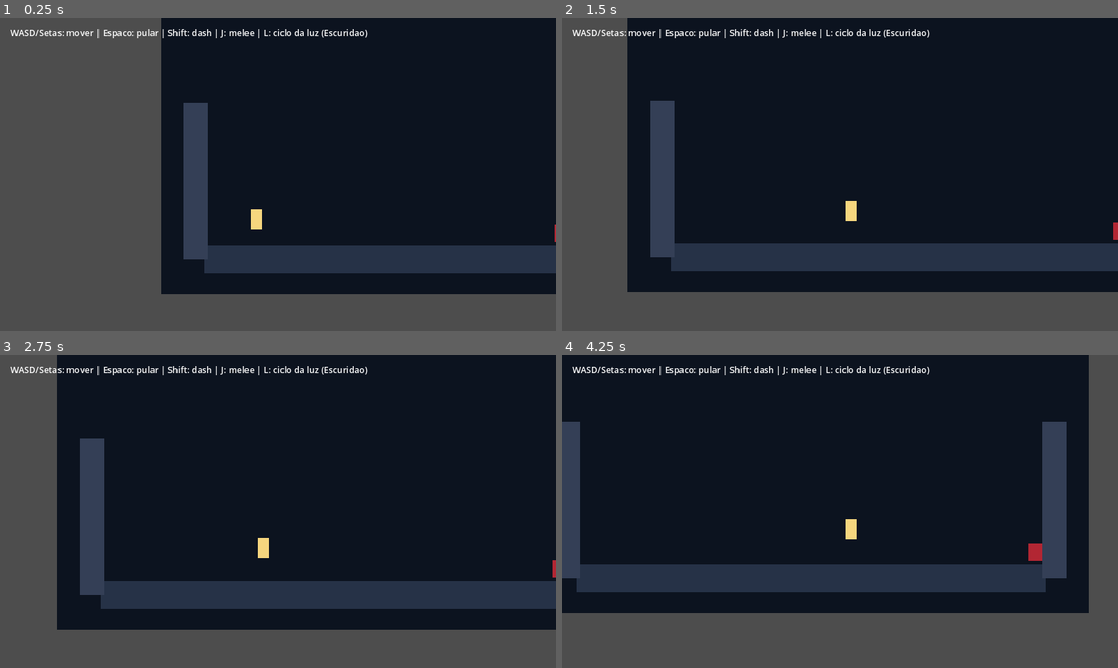
Above: before the commit, frames 1-4 (two rows, left to right).
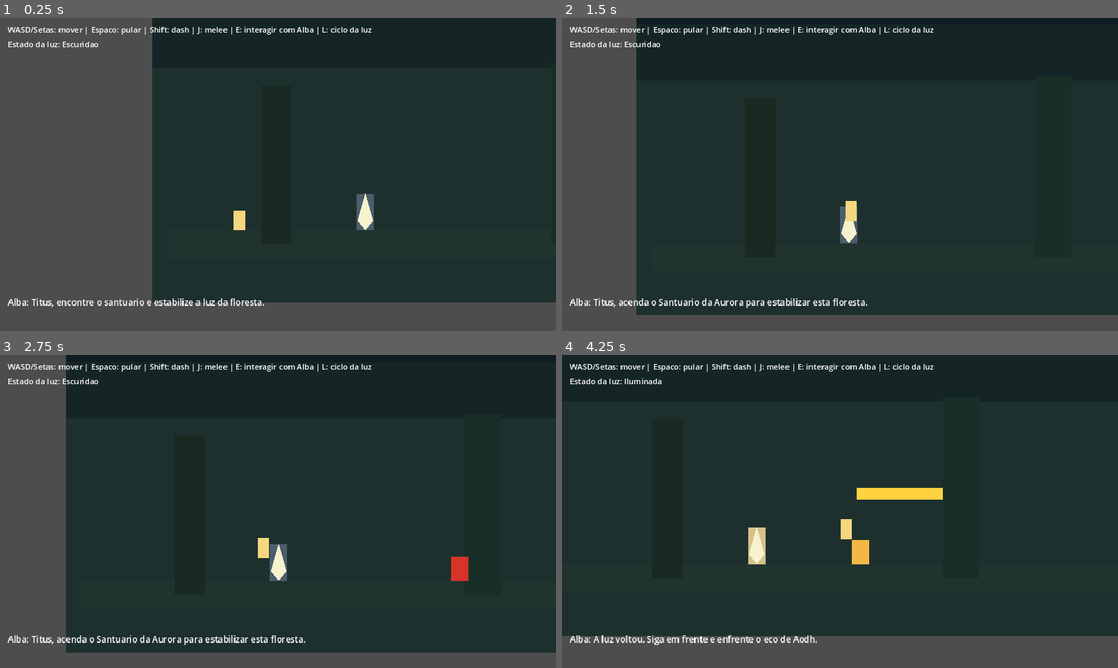
Above: after the commit, the same moments.

Repository: Pharosi/projetTitus
Game: Godot game, scene res://scenes/main/Main.tscn
Two runs of this game, one before a commit and one after it. Both use one fixed random seed, a clock stepped at 60 frames per second and the inputs below.
Inputs:
- Up to frame 1 (0.25 s): no input
- Up to frame 2 (1.5 s): tap Enter at 0.5 s; hold D (move_right) from 0.53 s (still down); tap Shift (dash) at 0.6 s; tap Space (jump) at 0.77, 1.07 s; tap E (interact) at 0.8, 1.35 s
- Up to frame 3 (2.75 s): tap Space (jump) at 1.52, 1.55, 1.82, 2.1 s; release D (move_right) at 2.03 s; hold A (move_left) from 2.03 s (still down); tap Shift (dash) at 2.3 s
- Up to frame 4 (4.25 s): release A (move_left) at 2.78 s; hold D (move_right) from 2.78 s (still down); tap J (attack_melee) at 2.85 s; tap Space (jump) at 3.02, 3.32, 3.77, 3.8, 4.07 s; tap E (interact) at 3.05 s; tap K (attack_ranged) at 3.6 s

The runs differ from the first frame. In frame 1, 51% of the frame differs, in the area x 1-100%, y 0-93%; in frame 2, 58%; in frame 3, 59%; in frame 4, 68%, in the area x 0-100%, y 0-93%.

Commit message:
feat: adiciona vertical slice da floresta com alba e mini-chefe

Diff:
--- /dev/null
+++ b/scenes/enemies/AodhEcho.tscn
@@ -0,0 +1,28 @@
+[gd_scene load_steps=3 format=3 uid="uid://dlogsgk2x6e4r"]
+
+[ext_resource type="Script" path="res://scripts/enemies/aodh_echo.gd" id="1_dsqvw"]
+
+[sub_resource type="RectangleShape2D" id="RectangleShape2D_boss"]
+size = Vector2(40, 56)
+
+[node name="AodhEcho" type="CharacterBody2D"]
+script = ExtResource("1_dsqvw")
+
+[node name="CollisionShape2D" type="CollisionShape2D" parent="."]
+position = Vector2(0, -28)
+shape = SubResource("RectangleShape2D_boss")
+
+[node name="BodyVisual" type="ColorRect" parent="."]
+offset_left = -20.0
+offset_top = -56.0
+offset_right = 20.0
+offset_bottom = 0.0
+color = Color(0.84, 0.2, 0.16, 1)
+
+[node name="ArenaBounds" type="Node2D" parent="."]
+
+[node name="Left" type="Marker2D" parent="ArenaBounds"]
+position = Vector2(-240, 0)
+
+[node name="Right" type="Marker2D" parent="ArenaBounds"]
+position = Vector2(240, 0)
--- /dev/null
+++ b/scenes/levels/ForestSlice.tscn
@@ -0,0 +1,107 @@
+[gd_scene load_steps=8 format=3 uid="uid://c2a3kr6n1ea71"]
+
+[ext_resource type="PackedScene" path="res://scenes/npc/Alba.tscn" id="1_2utg4"]
+[ext_resource type="PackedScene" path="res://scenes/enemies/AodhEcho.tscn" id="2_hywla"]
+[ext_resource type="Script" path="res://scripts/environment/light_reactive_platform.gd" id="3_m3kg7"]
+
+[sub_resource type="RectangleShape2D" id="RectangleShape2D_ground"]
+size = Vector2(1850, 64)
+
+[sub_resource type="RectangleShape2D" id="RectangleShape2D_wall"]
+size = Vector2(72, 380)
+
+[sub_resource type="RectangleShape2D" id="RectangleShape2D_platform"]
+size = Vector2(220, 28)
+
+[node name="ForestSlice" type="Node2D"]
+
+[node name="Sky" type="ColorRect" parent="."]
+offset_left = -960.0
+offset_top = -460.0
+offset_right = 960.0
+offset_bottom = 420.0
+color = Color(0.0588235, 0.109804, 0.129412, 1)
+
+[node name="FogBack" type="ColorRect" parent="."]
+offset_left = -960.0
+offset_top = -250.0
+offset_right = 960.0
+offset_bottom = 420.0
+color = Color(0.109804, 0.180392, 0.172549, 0.5)
+
+[node name="FogFront" type="ColorRect" parent="."]
+offset_left = -960.0
+offset_top = -120.0
+offset_right = 960.0
+offset_bottom = 420.0
+color = Color(0.172549, 0.266667, 0.239216, 0.35)
+
+[node name="Ground" type="StaticBody2D" parent="."]
+position = Vector2(0, 286)
+
+[node name="CollisionShape2D" type="CollisionShape2D" parent="Ground"]
+shape = SubResource("RectangleShape2D_ground")
+
+[node name="GroundVisual" type="ColorRect" parent="Ground"]
+offset_left = -925.0
+offset_top = -32.0
+offset_right = 925.0
+offset_bottom = 32.0
+color = Color(0.12549, 0.2, 0.184314, 1)
+
+[node name="LeftWall" type="StaticBody2D" parent="."]
+position = Vector2(-930, 96)
+
+[node name="CollisionShape2D" type="CollisionShape2D" parent="LeftWall"]
+shape = SubResource("RectangleShape2D_wall")
+
+[node name="RightWall" type="StaticBody2D" parent="."]
+position = Vector2(930, 96)
+
+[node name="CollisionShape2D" type="CollisionShape2D" parent="RightWall"]
+shape = SubResource("RectangleShape2D_wall")
+
+[node name="AncientPlatform" type="StaticBody2D" parent="."]
+position = Vector2(-130, 92)
+script = ExtResource("3_m3kg7")
+area_id = &"forest_slice"
+
+[node name="CollisionShape2D" type="CollisionShape2D" parent="AncientPlatform"]
+shape = SubResource("RectangleShape2D_platform")
+
+[node name="PlatformVisual" type="ColorRect" parent="AncientPlatform"]
+offset_left = -110.0
+offset_top = -14.0
+offset_right = 110.0
+offset_bottom = 14.0
+color = Color(1, 0.913725, 0.537255, 1)
+
+[node name="TreeLeft" type="ColorRect" parent="."]
+offset_left = -710.0
+offset_top = -80.0
+offset_right = -640.0
+offset_bottom = 286.0
+color = Color(0.0941176, 0.164706, 0.133333, 1)
+
+[node name="TreeCenter" type="ColorRect" parent="."]
+offset_left = -42.0
+offset_top = -130.0
+offset_right = 42.0
+offset_bottom = 286.0
+color = Color(0.0941176, 0.180392, 0.14902, 1)
+
+[node name="TreeRight" type="ColorRect" parent="."]
+offset_left = 620.0
+offset_top = -95.0
+offset_right = 700.0
+offset_bottom = 286.0
+color = Color(0.0941176, 0.164706, 0.133333, 1)
+
+[node name="Alba" parent="." instance=ExtResource("1_2utg4")]
+position = Vector2(-470, 254)
+
+[node name="AodhEcho" parent="." instance=ExtResource("2_hywla")]
+position = Vector2(470, 286)
+
+[node name="Spawn" type="Marker2D" parent="."]
+position = Vector2(-760, 226)
--- a/scenes/main/Main.tscn
+++ b/scenes/main/Main.tscn
@@ -1,13 +1,13 @@
 [gd_scene load_steps=4 format=3 uid="uid://b8b01ase7q1dl"]
 
 [ext_resource type="Script" path="res://scripts/core/game.gd" id="1_ajhk8"]
-[ext_resource type="PackedScene" path="res://scenes/levels/TestRoom.tscn" id="2_u6jkn"]
+[ext_resource type="PackedScene" path="res://scenes/levels/ForestSlice.tscn" id="2_j22i4"]
 [ext_resource type="PackedScene" path="res://scenes/player/Titus.tscn" id="3_aeyte"]
 
 [node name="Main" type="Node2D"]
 script = ExtResource("1_ajhk8")
 
-[node name="TestRoom" parent="." instance=ExtResource("2_u6jkn")]
+[node name="ForestSlice" parent="." instance=ExtResource("2_j22i4")]
 
 [node name="Titus" parent="." instance=ExtResource("3_aeyte")]
 
@@ -23,9 +23,46 @@
 
 [node name="StatusLabel" type="Label" parent="CanvasLayer/UIRoot"]
 layout_mode = 0
-offset_left = 24.0
-offset_top = 20.0
-offset_right = 1200.0
-offset_bottom = 120.0
+offset_left = 18.0
+offset_top = 14.0
+offset_right = 1246.0
+offset_bottom = 46.0
+theme_override_font_sizes/font_size = 18
+text = ""
+
+[node name="LightLabel" type="Label" parent="CanvasLayer/UIRoot"]
+layout_mode = 0
+offset_left = 18.0
+offset_top = 48.0
+offset_right = 430.0
+offset_bottom = 82.0
+theme_override_font_sizes/font_size = 18
+text = ""
+
+[node name="PlayerLabel" type="Label" parent="CanvasLayer/UIRoot"]
+layout_mode = 0
+offset_left = 18.0
+offset_top = 80.0
+offset_right = 430.0
+offset_bottom = 114.0
+theme_override_font_sizes/font_size = 18
+text = ""
+
+[node name="BossLabel" type="Label" parent="CanvasLayer/UIRoot"]
+layout_mode = 0
+offset_left = 18.0
+offset_top = 112.0
+offset_right = 620.0
+offset_bottom = 146.0
+theme_override_font_sizes/font_size = 18
+text = ""
+
+[node name="NarrativeLabel" type="Label" parent="CanvasLayer/UIRoot"]
+layout_mode = 0
+offset_left = 18.0
+offset_top = 640.0
+offset_right = 1258.0
+offset_bottom = 710.0
 theme_override_font_sizes/font_size = 20
 text = ""
+autowrap_mode = 2
--- /dev/null
+++ b/scenes/npc/Alba.tscn
@@ -0,0 +1,28 @@
+[gd_scene load_steps=3 format=3 uid="uid://slb0nlgo78vm"]
+
+[ext_resource type="Script" path="res://scripts/npc/alba_guide.gd" id="1_l5phf"]
+
+[sub_resource type="CircleShape2D" id="CircleShape2D_interaction"]
+radius = 70.0
+
+[node name="Alba" type="Node2D"]
+script = ExtResource("1_l5phf")
+
+[node name="Aura" type="ColorRect" parent="."]
+offset_left = -20.0
+offset_top = -84.0
+offset_right = 20.0
+offset_bottom = 0.0
+color = Color(0.52, 0.58, 0.72, 0.45)
+
+[node name="BodyVisual" type="Polygon2D" parent="."]
+color = Color(0.968627, 0.94902, 0.803922, 1)
+polygon = PackedVector2Array(0, -86, 18, -22, 0, 0, -18, -22)
+
+[node name="InteractionRange" type="Area2D" parent="."]
+
+[node name="CollisionShape2D" type="CollisionShape2D" parent="InteractionRange"]
+shape = SubResource("CircleShape2D_interaction")
+
+[connection signal="body_entered" from="InteractionRange" to="." method="_on_interaction_range_body_entered"]
+[connection signal="body_exited" from="InteractionRange" to="." method="_on_interaction_range_body_exited"]
--- a/scripts/core/game.gd
+++ b/scripts/core/game.gd
@@ -1,17 +1,74 @@
 extends Node2D
 
 @onready var status_label: Label = $CanvasLayer/UIRoot/StatusLabel
-@onready var spawn_marker: Marker2D = $TestRoom/Spawn
-@onready var titus: CharacterBody2D = $Titus
+@onready var light_label: Label = $CanvasLayer/UIRoot/LightLabel
+@onready var player_label: Label = $CanvasLayer/UIRoot/PlayerLabel
+@onready var boss_label: Label = $CanvasLayer/UIRoot/BossLabel
+@onready var narrative_label: Label = $CanvasLayer/UIRoot/NarrativeLabel
+
+@onready var spawn_marker: Marker2D = $ForestSlice/Spawn
+@onready var titus: Node2D = $Titus
+@onready var alba: Node = $ForestSlice/Alba
+@onready var aodh_echo: Node = $ForestSlice/AodhEcho
+
+var narrative_timeout_left: float = 0.0
 
 func _ready() -> void:
 	titus.global_position = spawn_marker.global_position
-	LightState.light_state_changed.connect(_refresh_status)
-	LightState.enter_area(&"test_room")
+
+	LightState.light_state_changed.connect(_on_light_state_changed)
+	if titus.has_signal("health_changed"):
+		titus.health_changed.connect(_on_player_health_changed)
+	if titus.has_signal("player_defeated"):
+		titus.player_defeated.connect(_on_player_defeated)
+	if aodh_echo.has_signal("boss_health_changed"):
+		aodh_echo.boss_health_changed.connect(_on_boss_health_changed)
+	if aodh_echo.has_signal("boss_dialogue"):
+		aodh_echo.boss_dialogue.connect(_show_narrative)
+	if aodh_echo.has_signal("boss_defeated"):
+		aodh_echo.boss_defeated.connect(_on_boss_defeated)
+	if alba.has_signal("dialogue_requested"):
+		alba.dialogue_requested.connect(_show_narrative)
+	if alba.has_signal("sanctuary_activated"):
+		alba.sanctuary_activated.connect(_on_sanctuary_activated)
+
+	status_label.text = "WASD/Setas: mover | Espaco: pular | Shift: dash | J: melee | E: interagir com Alba | L: ciclo da luz"
+	LightState.enter_area(&"forest_slice")
+	_show_narrative("Alba: Titus, encontre o santuario e estabilize a luz da floresta.")
+
+func _process(delta: float) -> void:
+	if narrative_timeout_left == 0.0:
+		return
+	narrative_timeout_left = max(narrative_timeout_left - delta, 0.0)
+	if narrative_timeout_left == 0.0:
+		narrative_label.text = ""
 
 func _unhandled_input(event: InputEvent) -> void:
 	if event.is_action_pressed("light_action"):
 		LightState.cycle_state()
 
-func _refresh_status(_area_id: StringName, _light_state: int) -> void:
-	status_label.text = "WASD/Setas: mover | Espaco: pular | Shift: dash | J: melee | L: ciclo da luz (%s)" % LightState.get_state_name()
+func _on_light_state_changed(_area_id: StringName, _light_state: int) -> void:
+	light_label.text = "Estado da luz: %s" % LightState.get_state_name()
+
+func _on_player_health_changed(current: int, maximum: int) -> void:
+	player_label.text = "Titus HP: %d/%d" % [current, maximum]
+
+func _on_boss_health_changed(current: int, maximum: int) -> void:
+	boss_label.text = "Eco de Aodh HP: %d/%d" % [current, maximum]
+
+func _on_player_defeated() -> void:
+	titus.global_position = spawn_marker.global_position
+	if titus.has_method("restore_health"):
+		titus.restore_health()
+	_show_narrative("Alba: Levante-se, Titus. A luz ainda precisa de voce.")
+
+func _on_boss_defeated() -> void:
+	boss_label.text = "Eco de Aodh derrotado"
+	_show_narrative("Alba: Voce restaurou a aurora desta regiao.")
+
+func _on_sanctuary_activated() -> void:
+	_show_narrative("Santuario ativado. A luz envolveu a floresta.")
+
+func _show_narrative(text: String) -> void:
+	narrative_label.text = text
+	narrative_timeout_left = 4.2
--- /dev/null
+++ b/scripts/enemies/aodh_echo.gd
@@ -0,0 +1,94 @@
+extends CharacterBody2D
+
+signal boss_health_changed(current: int, maximum: int)
+signal boss_defeated
+signal boss_dialogue(text: String)
+
+@export var area_id: StringName = &"forest_slice"
+@export var max_health: int = 12
+@export var chase_speed_dark: float = 190.0
+@export var chase_speed_unstable: float = 145.0
+@export var chase_speed_lit: float = 105.0
+@export var contact_damage: int = 1
+@export var attack_cooldown: float = 0.9
+
+var current_health: int
+var move_speed: float = 140.0
+var damage_cooldown_left: float = 0.0
+var is_defeated: bool = false
+
+@onready var left_bound: Marker2D = $ArenaBounds/Left
+@onready var right_bound: Marker2D = $ArenaBounds/Right
+@onready var body_visual: ColorRect = $BodyVisual
+
+func _ready() -> void:
+	current_health = max_health
+	LightState.light_state_changed.connect(_on_light_state_changed)
+	_on_light_state_changed(LightState.current_area_id, LightState.current_state)
+	boss_health_changed.emit(current_health, max_health)
+
+func _physics_process(delta: float) -> void:
+	if is_defeated:
+		velocity = Vector2.ZERO
+		move_and_slide()
+		return
+
+	damage_cooldown_left = max(damage_cooldown_left - delta, 0.0)
+
+	var player: CharacterBody2D = _get_player()
+	if player == null:
+		velocity = Vector2.ZERO
+		move_and_slide()
+		return
+
+	var dir_x: float = sign(player.global_position.x - global_position.x)
+	velocity.x = dir_x * move_speed
+	velocity.y = 0.0
+	move_and_slide()
+
+	global_position.x = clamp(global_position.x, left_bound.global_position.x, right_bound.global_position.x)
+
+	if damage_cooldown_left == 0.0 and global_position.distance_to(player.global_position) < 46.0:
+		damage_cooldown_left = attack_cooldown
+		if player.has_method("receive_damage"):
+			player.receive_damage(contact_damage, global_position.x)
+
+func apply_melee_hit(damage: int, source_position: Vector2) -> void:
+	if is_defeated:
+		return
+
+	current_health = max(current_health - damage, 0)
+	boss_health_changed.emit(current_health, max_health)
+
+	var knockback_dir: float = sign(global_position.x - source_position.x)
+	global_position.x += knockback_dir * 14.0
+
+	if current_health <= 0:
+		is_defeated = true
+		body_visual.color = Color(0.65, 0.65, 0.65, 0.65)
+		boss_dialogue.emit("Eco de Aodh: A chama... se apaga...")
+		boss_defeated.emit()
+
+func _on_light_state_changed(changed_area_id: StringName, light_state: int) -> void:
+	if changed_area_id != area_id:
+		return
+
+	match light_state:
+		LightState.State.DARK:
+			move_speed = chase_speed_dark
+			body_visual.color = Color(0.84, 0.2, 0.16, 1.0)
+			boss_dialogue.emit("Eco de Aodh: Na escuridao, meu fogo devora tudo.")
+		LightState.State.UNSTABLE:
+			move_speed = chase_speed_unstable
+			body_visual.color = Color(0.88, 0.42, 0.18, 1.0)
+			boss_dialogue.emit("Eco de Aodh: A luz vacila, Titus.")
+		LightState.State.LIT:
+			move_speed = chase_speed_lit
+			body_visual.color = Color(0.95, 0.72, 0.28, 1.0)
+			boss_dialogue.emit("Eco de Aodh: Esta luz enfraquece minha furia...")
+
+func _get_player() -> CharacterBody2D:
+	var players: Array[Node] = get_tree().get_nodes_in_group("player")
+	if players.is_empty():
+		return null
+	return players[0] as CharacterBody2D
--- /dev/null
+++ b/scripts/npc/alba_guide.gd
@@ -0,0 +1,47 @@
+extends Node2D
+
+signal dialogue_requested(text: String)
+signal sanctuary_activated
+
+@export var area_id: StringName = &"forest_slice"
+@export var first_dialogue: String = "Alba: Titus, acenda o Santuario da Aurora para estabilizar esta floresta."
+@export var activated_dialogue: String = "Alba: A luz voltou. Siga em frente e enfrente o eco de Aodh."
+
+var player_in_range: bool = false
+var sanctuary_is_active: bool = false
+
+@onready var aura: ColorRect = $Aura
+
+func _ready() -> void:
+	_update_visuals()
+
+func _process(_delta: float) -> void:
+	if not player_in_range:
+		return
+	if not Input.is_action_just_pressed("interact"):
+		return
+
+	if sanctuary_is_active:
+		dialogue_requested.emit(activated_dialogue)
+		return
+
+	sanctuary_is_active = true
+	LightState.set_state(LightState.State.LIT)
+	sanctuary_activated.emit()
+	dialogue_requested.emit(activated_dialogue)
+	_update_visuals()
+
+func _on_interaction_range_body_entered(body: Node) -> void:
+	if body.is_in_group("player"):
+		player_in_range = true
+		if sanctuary_is_active:
+			dialogue_requested.emit(activated_dialogue)
+		else:
+			dialogue_requested.emit(first_dialogue)
+
+func _on_interaction_range_body_exited(body: Node) -> void:
+	if body.is_in_group("player"):
+		player_in_range = false
+
+func _update_visuals() -> void:
+	aura.color = Color(1.0, 0.88, 0.62, 0.82) if sanctuary_is_active else Color(0.52, 0.58, 0.72, 0.45)
--- a/scripts/player/titus_controller.gd
+++ b/scripts/player/titus_controller.gd
@@ -1,4 +1,7 @@
 extends CharacterBody2D
+
+signal health_changed(current: int, maximum: int)
+signal player_defeated
 
 @export var run_speed: float = 240.0
 @export var acceleration: float = 1400.0
@@ -13,6 +16,9 @@
 @export var dash_cooldown: float = 0.42
 @export var melee_active_time: float = 0.14
 @export var melee_cooldown: float = 0.30
+@export var melee_damage: int = 1
+@export var max_health: int = 6
+@export var invulnerability_time: float = 0.5
 
 var gravity: float = ProjectSettings.get_setting("physics/2d/default_gravity") as float
 var facing: int = 1
@@ -21,18 +27,26 @@
 var dash_cooldown_left: float = 0.0
 var melee_time_left: float = 0.0
 var melee_cooldown_left: float = 0.0
+var invulnerability_left: float = 0.0
+var current_health: int = 0
+var melee_hit_ids: Dictionary = {}
 
 @onready var attack_pivot: Node2D = $AttackPivot
 @onready var body_visual: Polygon2D = $BodyVisual
+@onready var melee_area: Area2D = $AttackPivot/MeleeArea
 @onready var melee_collision: CollisionShape2D = $AttackPivot/MeleeArea/CollisionShape2D
 
 func _ready() -> void:
+	add_to_group("player")
+	current_health = max_health
+	health_changed.emit(current_health, max_health)
 	melee_collision.disabled = true
 	_update_facing(1.0)
 
 func _physics_process(delta: float) -> void:
 	_update_timers(delta)
 	_handle_melee_input()
+	_resolve_melee_hits()
 
 	var axis: float = Input.get_axis("move_left", "move_right")
 	if axis != 0.0:
@@ -102,6 +116,7 @@
 
 	melee_time_left = melee_active_time
 	melee_cooldown_left = melee_cooldown
+	melee_hit_ids.clear()
 	melee_collision.disabled = false
 
 func _update_timers(delta: float) -> void:
@@ -109,6 +124,7 @@
 	dash_cooldown_left = max(dash_cooldown_left - delta, 0.0)
 	melee_time_left = max(melee_time_left - delta, 0.0)
 	melee_cooldown_left = max(melee_cooldown_left - delta, 0.0)
+	invulnerability_left = max(invulnerability_left - delta, 0.0)
 
 	if melee_time_left == 0.0 and not melee_collision.disabled:
 		melee_collision.disabled = true
@@ -117,3 +133,36 @@
 	facing = 1 if axis > 0.0 else -1
 	body_visual.scale.x = float(facing)
 	attack_pivot.position.x = 20.0 * float(facing)
+
+func _resolve_melee_hits() -> void:
+	if melee_collision.disabled:
+		return
+
+	for body: Node2D in melee_area.get_overlapping_bodies():
+		var target_id: int = body.get_instance_id()
+		if melee_hit_ids.has(target_id):
+			continue
+		if body.has_method("apply_melee_hit"):
+			body.apply_melee_hit(melee_damage, global_position)
+			melee_hit_ids[target_id] = true
+
+func receive_damage(amount: int, source_x: float) -> void:
+	if invulnerability_left > 0.0:
+		return
+	if current_health <= 0:
+		return
+
+	current_health = max(current_health - amount, 0)
+	invulnerability_left = invulnerability_time
+	health_changed.emit(current_health, max_health)
+
+	var knockback_dir: float = sign(global_position.x - source_x)
+	velocity.x = knockback_dir * 220.0
+	velocity.y = jump_velocity * 0.35
+
+	if current_health == 0:
+		player_defeated.emit()
+
+func restore_health() -> void:
+	current_health = max_health
+	health_changed.emit(current_health, max_health)
